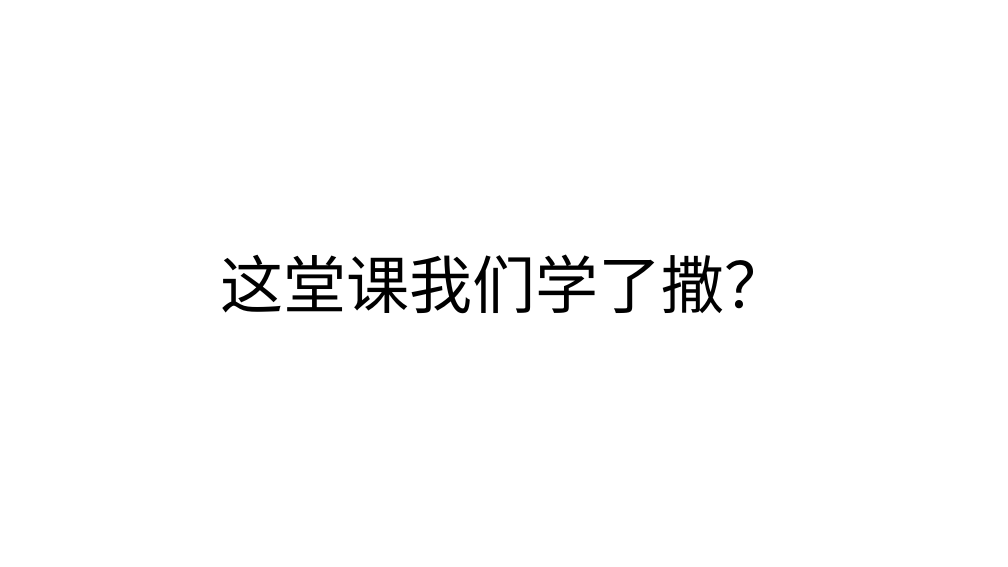
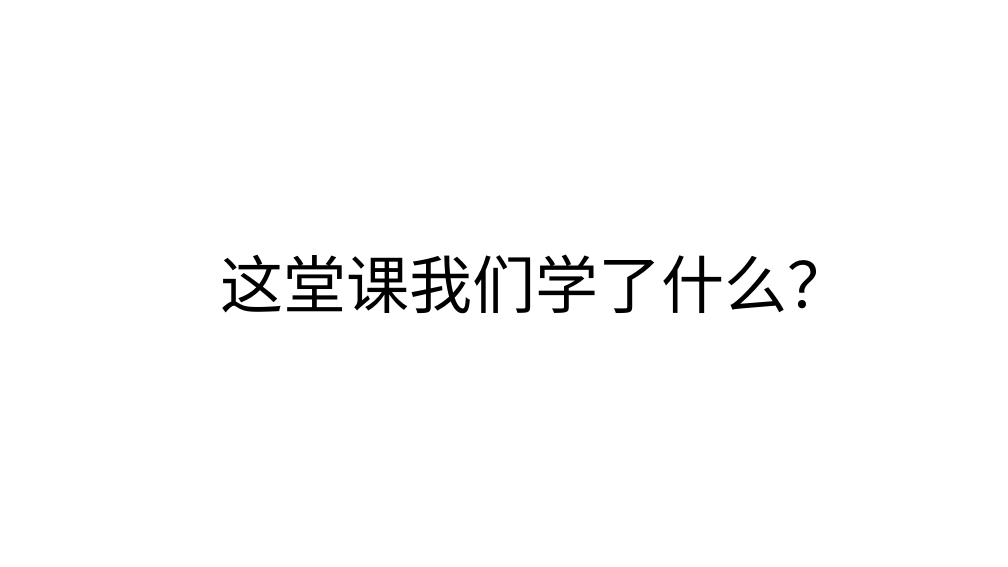
Before and after one commit to zjyesir/hmc_data_structure, a slide deck: slide 21 of ppt/1.2算法.pptx. Drawn at 1008x567 pixels with LibreOffice and Linux fonts; fonts in the diff are those of the drawing; background and template pictures are left out. Boxes give left, top, right and bottom in pixels: in the first picture for what was removed or moved away, otherwise in the second. Text is boxed around its words. In the diff, an @@ line names an element or a change of style, - is before the commit and + after.

```diff
--- a/ppt/1.2算法.pptx
+++ b/ppt/1.2算法.pptx
@@ text at (220,254,850,314): text changed @@
-这堂课我们学了撒？
+这堂课我们学了什么？
```
Also in this commit, not shown: 5 other files.
